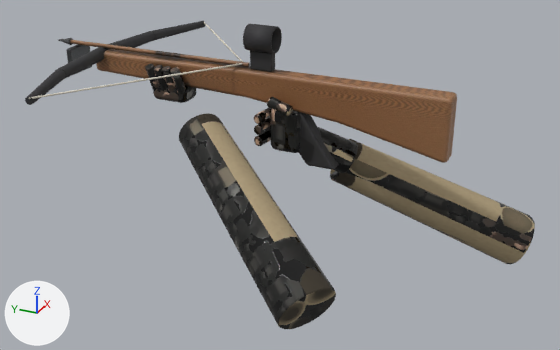
The glTF model spil/sigtekorn/modeller/armbroest.glb: old version first, new version second.
Rendered twice from a camera (50 mm lens) standing at (-1.137, -0.518, 0.4) and looking at (-0.013, -0.012, -0.162). Every picture has the same lights, and +X, +Y and +Z are marked at lower left. The picture after the commit comes second. Vertices at exactly the same position are counted once.

The scene before the commit, as lines of its bpy script (objects in view):
```python
me_højre_håndflade = bpy.data.meshes.new('højre håndflade')
me_højre_håndflade.from_pydata(...)  # 1296 vertices, 2536 faces; spans x -0.281..0.235, y -0.431..0.238, z -0.349..0.012
me_højre_håndflade.materials.append(mat_hænder)
me_skæfte = bpy.data.meshes.new('skæfte')
me_skæfte.from_pydata(...)  # 1224 vertices, 2400 faces; spans x -0.272..0.272, y -0.3..0.45, z -0.135..0.095
me_skæfte.materials.append(mat_armbroest)
ob_armbroest = bpy.data.objects.new('armbroest', me_skæfte)
ob_armbroest.location = (0.0, 0.0, 0.0)
ob_hænder = bpy.data.objects.new('hænder', me_højre_håndflade)
ob_hænder.location = (0.0, 0.0, 0.0)
```
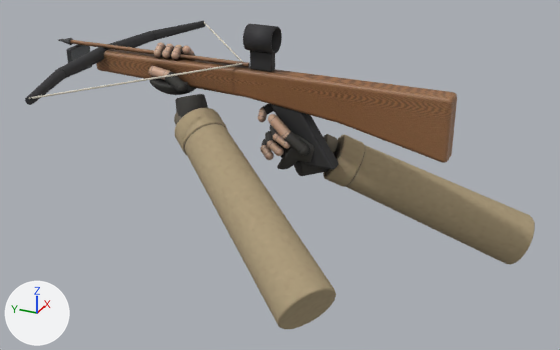
The edits, one by one:
me_højre_håndflade is used by ob_hænder; location (0.0, 0.0, 0.0).
me_højre_håndflade had 1296 vertices, 2536 faces and spanned x -0.281..0.235, y -0.431..0.238, z -0.349..0.012.
me_højre_håndflade now has 23128 vertices, 45920 faces and spans x -0.281..0.235, y -0.431..0.237, z -0.349..0.044.
me_højre_håndflade part 1: a new loose piece, a UV sphere (16 segments, 10 rings, poles along z) spanning x -0.036..-0.021, y -0.026..-0.01, z -0.118..-0.103, in mat_hænder.
me_højre_håndflade part 2: a new loose piece, a UV sphere (16 segments, 10 rings, poles along z) spanning x -0.035..-0.02, y -0.007..0.009, z -0.13..-0.114, in mat_hænder.
me_højre_håndflade part 3: a new loose piece, a UV sphere (16 segments, 10 rings, poles along z) spanning x -0.012..0.003, y 0.018..0.033, z -0.072..-0.057, in mat_hænder.
me_højre_håndflade part 4: a new loose piece, a UV sphere (16 segments, 10 rings, poles along z) spanning x -0.031..-0.011, y -0.07..-0.049, z -0.113..-0.092, in mat_hænder.
me_højre_håndflade part 5: a new loose piece, a UV sphere (16 segments, 10 rings, poles along z) spanning x -0.035..-0.018, y -0.014..0.003, z -0.063..-0.046, in mat_hænder.
me_højre_håndflade part 6: the loose piece of 108 vertices spanning x -0.012..0.071, y -0.136..-0.036, z -0.16..-0.073 is multiplied about its middle by the matrix ((0.83, -0.005, -0.284), (0.417, 0.67, 0.312), (0.236, -0.471, 0.845)), then moved by (0.005, 0.03, -0.024).
me_højre_håndflade part 7: a new loose piece, a UV sphere (16 segments, 10 rings, poles along z) spanning x -0.015..0.001, y 0.218..0.234, z 0.02..0.035, in mat_hænder.
me_højre_håndflade part 8: the loose piece of 84 vertices spanning x -0.039..-0.021, y -0.042..0.002, z -0.043..-0.015 is deleted.
me_højre_håndflade part 9: 2 vertices moved within x -0.005..0.018, y 0.173..0.232, z -0.04..-0.03; 855 vertices removed from x -0.037..0.036, y -0.052..0.238, z -0.117..0.012; 18537 vertices added at x -0.091..0.109, y -0.142..0.237, z -0.195..0.044.
me_højre_håndflade part 10: 472 kept faces spanning x -0.281..0.235, y -0.431..0.155, z -0.349..-0.056 get new texture (UV) coordinates.
Other edits to the shape of me_højre_håndflade do not show in these pictures.

Pixel boxes [x1, y1, x2, y2] of what changed, in the pictures (560 x 350 px; the box of a moved part takes in the faces that stretch with it):
'hænder', reshaped (8% taller)
    before: [145, 64, 535, 329]
    after: [149, 42, 535, 329]
part 1 of me_højre_håndflade, added
    after: [276, 147, 284, 156]
part 2 of me_højre_håndflade, added
    after: [265, 152, 274, 160]
part 3 of me_højre_håndflade, added
    after: [258, 115, 266, 122]
part 4 of me_højre_håndflade, added
    after: [298, 144, 309, 156]
part 5 of me_højre_håndflade, added
    after: [268, 114, 277, 122]
part 6 of me_højre_håndflade, moved or reshaped
    before: [318, 127, 358, 173]
    after: [294, 161, 329, 176]
part 7 of me_højre_håndflade, added
    after: [154, 50, 162, 57]
part 8 of me_højre_håndflade, deleted
    before: [267, 97, 293, 116]
part 9 of me_højre_håndflade, reshaped
    before: [145, 64, 301, 153]
    after: [149, 44, 365, 187]
part 10 of me_højre_håndflade, surface changed (black to beige)
    before: [179, 113, 535, 329]
    after: [184, 124, 535, 329]
